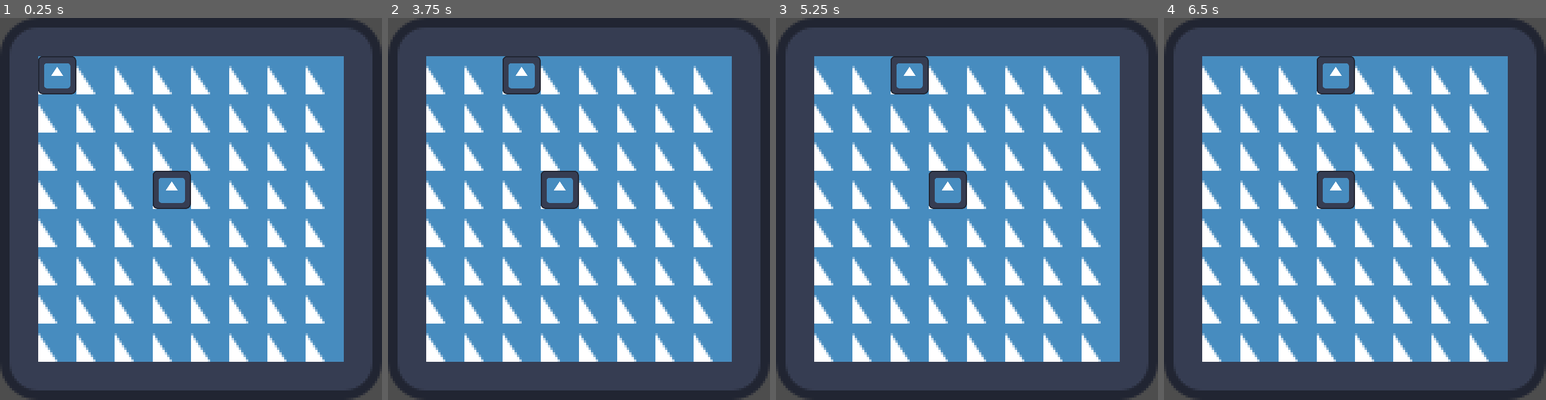
Above: before the commit, frames 1-4 (left to right).
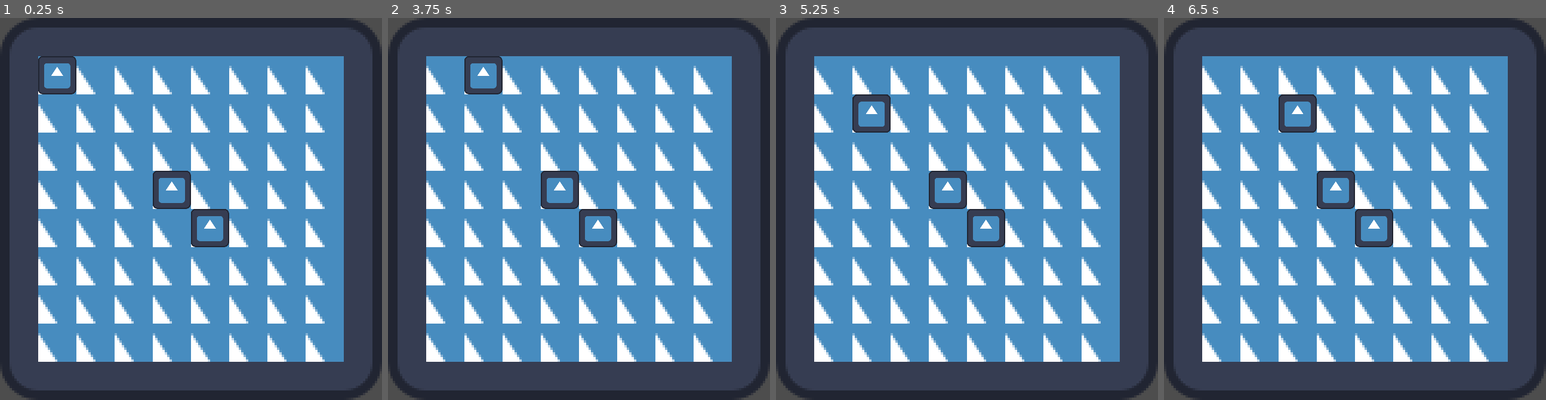
Above: after the commit, the same moments.

Repository: EricZhou-Krey/dino_die
Game: Godot game, scene res://scenes/example_level.tscn
Two runs of this game, one before a commit and one after it. Both use one fixed random seed, a clock stepped at 60 frames per second and the inputs below. The engine's default icon, where the game draws it, is replaced by a stand-in: a white triangle on a blue panel in a dark square.
Inputs:
- Up to frame 1 (0.25 s): no input
- Up to frame 2 (3.75 s): tap Enter at 0.5, 2, 3.5 s; hold D (right) 0.53-1.28 s; tap Space at 1.25, 2.75 s; hold S (down) 1.28-2.03 s; hold D (right) 2.03-2.78 s; hold W (up) 2.78-3.53 s; hold A (left) from 3.53 s (still down)
- Up to frame 3 (5.25 s): tap Space at 4.25 s; release A (left) at 5.03 s; hold S (down) from 5.03 s (still down)
- Up to frame 4 (6.5 s): release S (down) at 5.78 s; hold D (right) from 5.78 s (still down)

The runs differ from the first frame. In frame 1, 0.6% of the frame differs, in the area x 50-60%, y 50-60%; in frame 2, 1.9%, in the area x 20-60%, y 10-60%; in frame 3, 1.9%; in frame 4, 1.9%.

Commit message:
pushable rocks

Diff:
--- a/scenes/example_level.tscn
+++ b/scenes/example_level.tscn
@@ -29,3 +29,11 @@
 [node name="Sprite2D" type="Sprite2D" parent="Rock"]
 scale = Vector2(0.125, 0.125)
 texture = ExtResource("2_16hhj")
+
+[node name="Rock2" type="Node2D" parent="."]
+position = Vector2(88, 88)
+script = ExtResource("4_5mhal")
+
+[node name="Sprite2D" type="Sprite2D" parent="Rock2"]
+scale = Vector2(0.125, 0.125)
+texture = ExtResource("2_16hhj")
--- a/scripts/grid_livers.gd
+++ b/scripts/grid_livers.gd
@@ -4,22 +4,31 @@
 @onready var levelgrid: LevelGrid = $"../LevelGrid"
 @onready var sprite_2d: Sprite2D = $Sprite2D
 
-signal push(tile: Vector2i, direction: Vector2i)
+func _ready():
+	var current_tile: Vector2i = levelgrid.local_to_map(global_position)
+	levelgrid.set_entity_at_tile(current_tile, self)
 
 func _physics_process(delta):
 	sprite_2d.global_position = sprite_2d.global_position.move_toward(global_position, 2)
 
-func move(direction: Vector2i):
+func move(direction: Vector2i) -> bool:
 	var current_tile: Vector2i = levelgrid.local_to_map(global_position)
 	var target_tile: Vector2i = current_tile + direction
 
 	var tile_data: TileData = levelgrid.get_cell_tile_data(0, target_tile)
 
-	push.emit(target_tile, direction)
-	if tile_data.get_custom_data("walkable") == false or levelgrid.blocked[target_tile.x + (target_tile.y * levelgrid.grid_size.x)]:
-		return
+	if tile_data == null or tile_data.get_custom_data("walkable") == false:
+		return false
 
-	levelgrid.blocked[current_tile.x + (current_tile.y * levelgrid.grid_size.x)] = true
+	var entity_at_target = levelgrid.get_entity_at_tile(target_tile)
+	if entity_at_target != null:
+		if not(entity_at_target.move(direction)):
+			return false
+
+	levelgrid.set_entity_at_tile(current_tile, null)
+	levelgrid.set_entity_at_tile(target_tile, self)
 
 	global_position = levelgrid.map_to_local(target_tile)
 	sprite_2d.global_position = levelgrid.map_to_local(current_tile)
+
+	return true
--- a/scripts/level_grid.gd
+++ b/scripts/level_grid.gd
@@ -1,30 +1,26 @@
 extends TileMap
 class_name LevelGrid
 
-var blocked: Array[bool] = []
+var entities: Array[GridLiver] = []
 var grid_size: Vector2i
 var offset: Vector2i
+
+signal update
 
 func _ready():
 	var used_rect = get_used_rect()
 	grid_size = used_rect.size
 	offset = used_rect.position
 
-	blocked.resize(grid_size.x * grid_size.y)
+	entities.resize(grid_size.x * grid_size.y)
 
 	for y in range(grid_size.y):
 		for x in range(grid_size.x):
 			var coords = Vector2i(x, y) + offset
-			var tile_data = get_cell_tile_data(0, coords)
+			entities[x + (grid_size.x * y)] = null
 
-			var is_blocked = false
-			if tile_data and tile_data.get_custom_data("walkable") == false:
-				is_blocked = true
+func get_entity_at_tile(tile: Vector2i):
+	return entities[tile.x + (grid_size.x * tile.y)]
 
-			blocked[x + (grid_size.x * y)] = is_blocked
-
-func get_blocked(tile: Vector2i):
-	pass
-
-func toggle_blocked(tile: Vector2i):
-	blocked[tile.x + (tile.y * grid_size.x)] = not(blocked[tile.x + (tile.y * grid_size.x)])
+func set_entity_at_tile(tile: Vector2i, entity: GridLiver):
+	entities[tile.x + (grid_size.x * tile.y)] = entity
--- a/scripts/objects/rock.gd
+++ b/scripts/objects/rock.gd
@@ -1,11 +1,2 @@
 extends GridLiver
 class_name Rock
-
-@onready var player: Player = $"../Player"
-
-func _ready():
-	player.connect("push", pushed)
-
-func pushed(tile: Vector2i, direction: Vector2i):
-	if tile == levelgrid.local_to_map(global_position):
-		move(direction)
